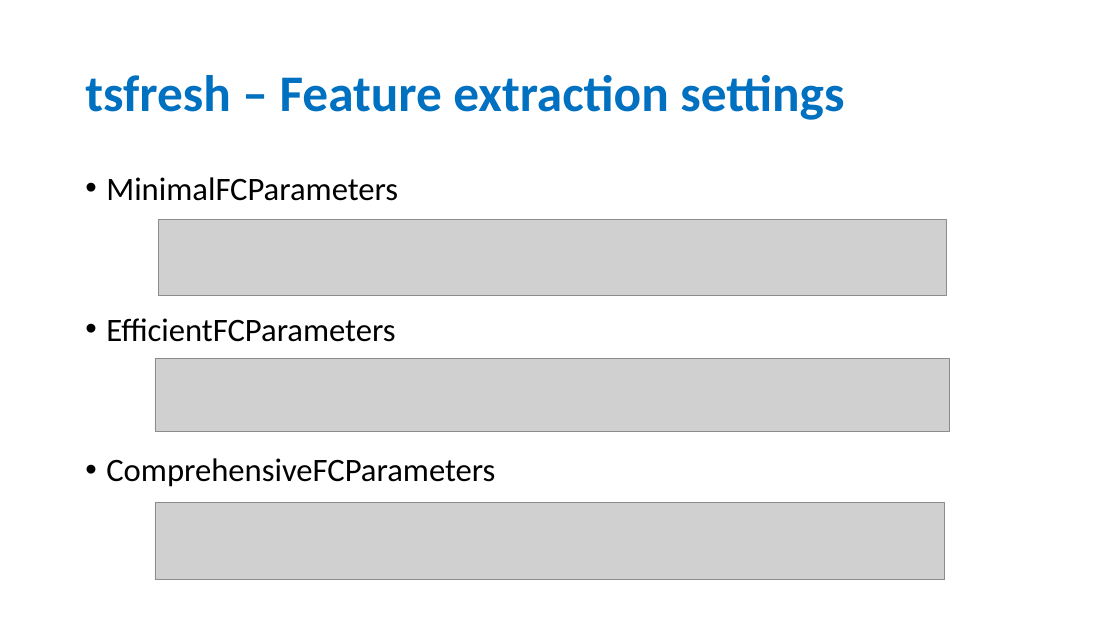
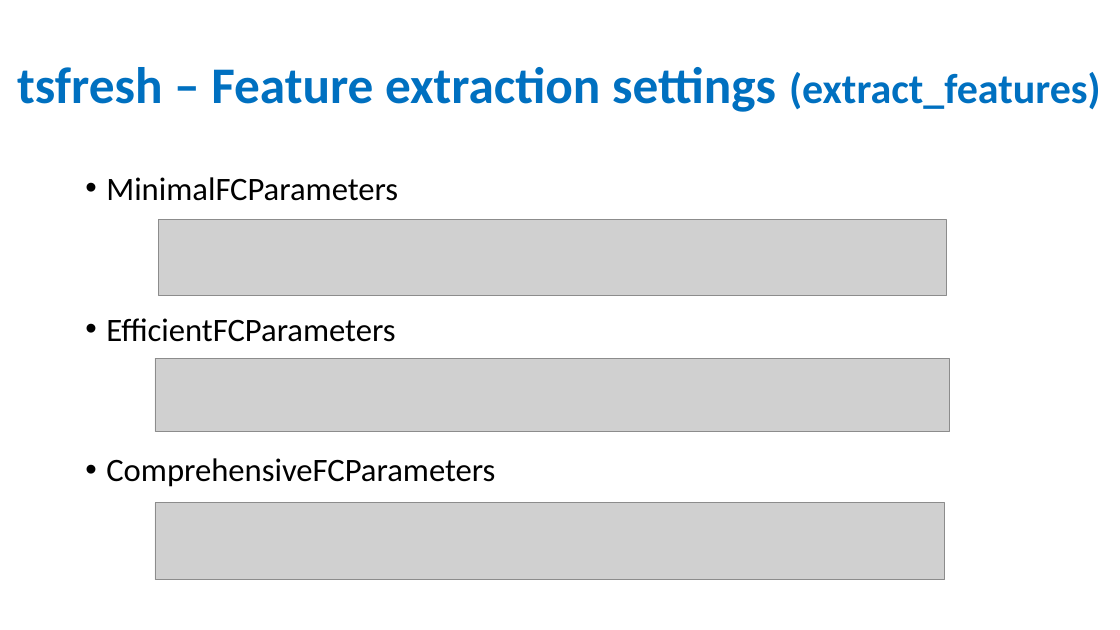
Before and after one commit to qingkaikong/SSA_Machine_Learning_2019, a slide deck: slide 11 of presentations/Feature_Engineering_ML_SSA19.pptx (slide 20 before the commit). Drawn at 1120x630 pixels with LibreOffice and Linux fonts; fonts in the diff are those of the drawing; grey boxes stand for pictures. Boxes give left, top, right and bottom in pixels: in the first picture for what was removed or moved away, otherwise in the second. Text is boxed around its words. In the diff, an @@ line names an element or a change of style, - is before the commit and + after.

```diff
--- a/presentations/Feature_Engineering_ML_SSA19.pptx
+++ b/presentations/Feature_Engineering_ML_SSA19.pptx
@@ title at [17,67,1101,112]: text changed @@
-tsfresh – Feature extraction settings
+tsfresh – Feature extraction settings (extract_features)
```
Also in this commit, not shown: 5 other slides changed, 2 slides removed.
